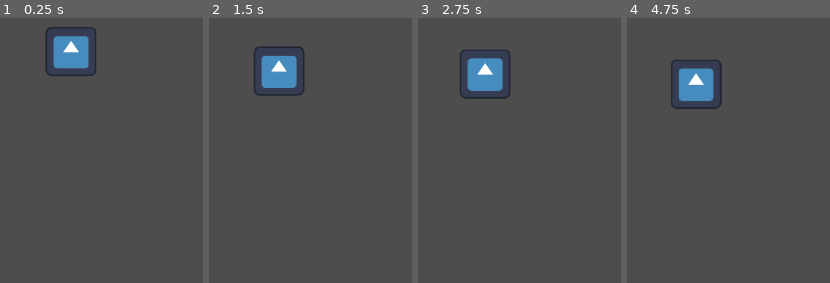
Above: before the commit, frames 1-4 (left to right).
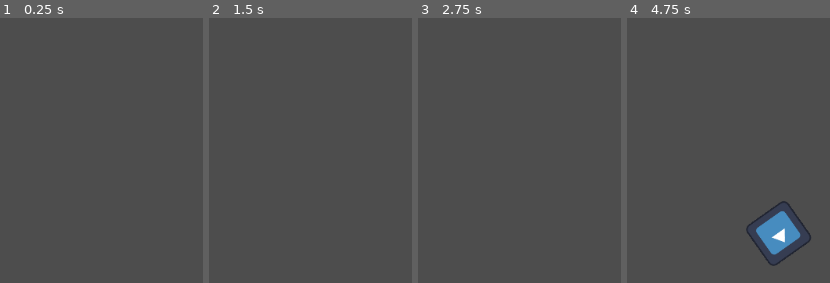
Above: after the commit, the same moments.

Repository: strbtrfll/slumak
Game: Godot game, scene res://main.tscn
Same seed, same stepped clock (60 frames per second), same inputs: the game is played once before the commit and once after it. The engine's default icon, where the game draws it, is replaced by a stand-in: a white triangle on a blue panel in a dark square.
Inputs:
- Up to frame 1 (0.25 s): no input
- Up to frame 2 (1.5 s): no input
- Up to frame 3 (2.75 s): no input
- Up to frame 4 (4.75 s): no input

The runs differ from the first frame. In frame 1, 2.8% of the frame differs, in the area x 22-48%, y 3-22%; in frame 2, 2.7%; in frame 3, 2.9%; in frame 4, 5.8%, in the area x 21-91%, y 15-94%.

Commit message:
База спавну

Diff:
--- /dev/null
+++ b/main.gd
@@ -0,0 +1,27 @@
+extends Node2D
+
+@export var slime_scene: PackedScene
+
+
+func _on_spawn_timer_timeout():
+	var slime = slime_scene.instantiate()
+
+	#Рандомна локація на "MobPath"
+	var slime_spawn_location = get_node("MobPath/MobSpawnLocation")
+	slime_spawn_location.progress_ratio = randf()
+
+	#Позиція ерпендикулярна до "MobPath"
+	var direction = slime_spawn_location.rotation + PI / 2
+
+	#Рандомна позиція слимака
+	slime.position = slime_spawn_location.position
+
+	#Ще більше рандому
+	direction += randf_range(-PI / 4 , PI / 4)
+	slime.rotation = direction
+
+	add_child(slime)
+	print("pipi")
+	#Якщо, комусь цікаво чому тут числа ПІ, це тому що...
+	#Готод не вміє в градуси і замість них використовує радіани
+	#А я як самий великий математик в дішу не їбу що це. Тому мені довелося переводити радіани в градуси.
--- a/main.tscn
+++ b/main.tscn
@@ -1,13 +1,24 @@
-[gd_scene load_steps=3 format=3 uid="uid://dsn00mddxc7h7"]
+[gd_scene load_steps=4 format=3 uid="uid://dsn00mddxc7h7"]
 
+[ext_resource type="Script" path="res://main.gd" id="1_2d54m"]
 [ext_resource type="PackedScene" uid="uid://5rb7rstf5wpt" path="res://clizi.tscn" id="1_3nlhi"]
 
 [sub_resource type="Curve2D" id="Curve2D_e2s7a"]
+_data = {
+"points": PackedVector2Array(0, 0, 0, 0, 0, 0, 0, 0, 0, 0, 512, 0, 0, 0, 0, 0, 512, 1024, 0, 0, 0, 0, 0, 1024, 0, 0, 0, 0, 0, 0)
+}
+point_count = 5
 
 [node name="Main" type="Node2D"]
+script = ExtResource("1_2d54m")
+slime_scene = ExtResource("1_3nlhi")
 
-[node name="Clizi" parent="." instance=ExtResource("1_3nlhi")]
-position = Vector2(291, -108)
+[node name="MobPath" type="Path2D" parent="."]
+curve = SubResource("Curve2D_e2s7a")
 
-[node name="Path2D" type="Path2D" parent="."]
-curve = SubResource("Curve2D_e2s7a")
+[node name="MobSpawnLocation" type="PathFollow2D" parent="MobPath"]
+
+[node name="SpawnTimer" type="Timer" parent="."]
+autostart = true
+
+[connection signal="timeout" from="SpawnTimer" to="." method="_on_spawn_timer_timeout"]
